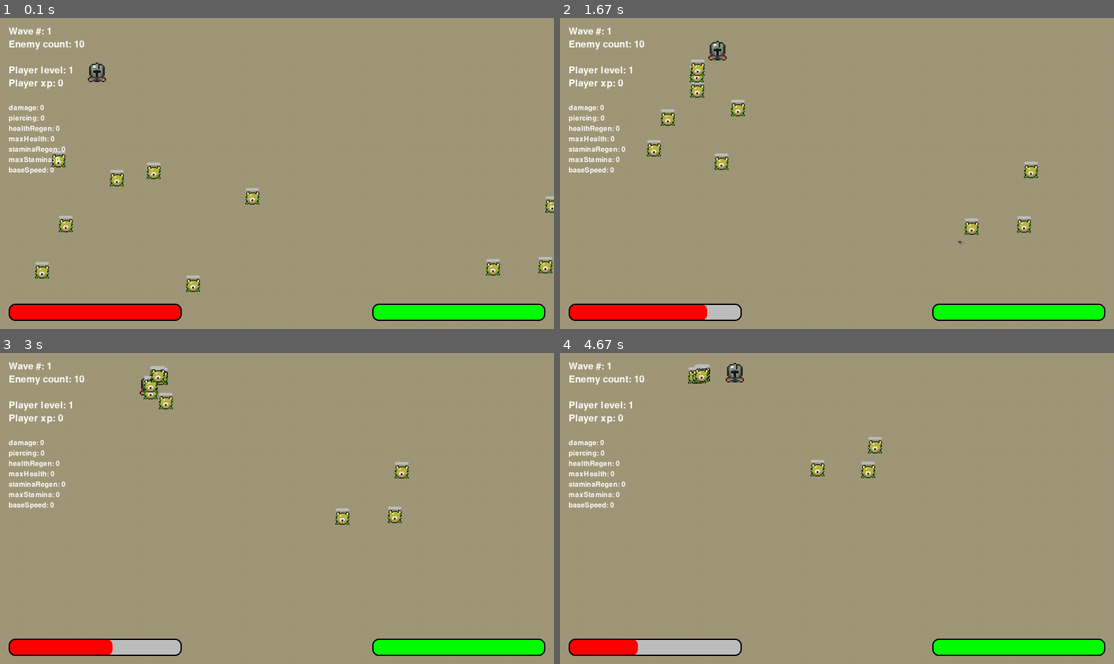
Above: before the commit, frames 1-4 (two rows, left to right).
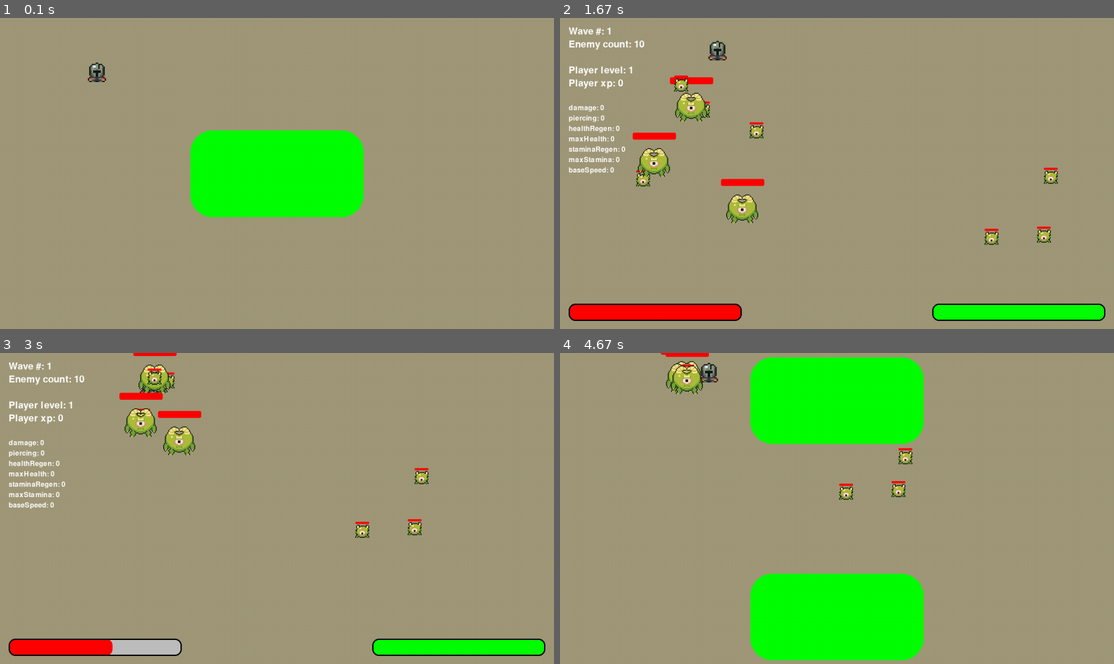
Above: after the commit, the same moments.

Repository: bveitchd127/First-Pygame-Game
Game: pygame game, started from main.py
The game is run twice, just before and just after one commit, with the same random seed, the same clock (stepped at 60 frames per second) and the same inputs.
Inputs (mouse positions are in pixels of both pictures, inside the frame that each line leads up to):
- Up to frame 1 (0.1 s): no input
- Up to frame 2 (1.67 s): click (837, 173) at 0.38 s; click "Player level: 1" at 0.72 s; hold D 1-1.47 s; hold W from 1.5 s (still down)
- Up to frame 3 (3 s): release W at 1.8 s; hold D 1.83-2.3 s; hold A 2.33-2.87 s; hold S from 2.9 s (still down)
- Up to frame 4 (4.67 s): release S at 3.2 s; hold A 3.23-3.63 s; hold W 3.67-4.03 s; hold D from 4.07 s (still down)

The runs differ from the first frame. In frame 1, 14% of the frame differs, in the area x 1-100%, y 2-98%; in frame 2, 3.7%; in frame 3, 2.5%; in frame 4, 23%, in the area x 1-99%, y 0-99%.

Commit message:
code update for 5/08

Diff:
--- /dev/null
+++ b/boss.py
@@ -0,0 +1,18 @@
+import pygame
+import enemy
+
+# 250 x 50
+originalImage = pygame.image.load("boss_spritesheet.png")
+originalImage = pygame.transform.scale_by(originalImage, 2)
+
+class Boss(enemy.Enemy):
+    def __init__(self, x, y):
+        # This is the Enemy constructor since we inherited it
+        super().__init__(x, y)
+        self.image = pygame.Surface((originalImage.get_height(), originalImage.get_height()), pygame.SRCALPHA)
+        self.image.blit(originalImage, (0,0))
+        self.rect = pygame.Rect((x,y), self.image.get_size())
+
+        self.maxHealth = 20
+        self.health = self.maxHealth
+        self.strength = 4
--- a/enemy.py
+++ b/enemy.py
@@ -18,7 +18,8 @@
 
         self.rect  = pygame.Rect( (x,y) , self.image.get_size() ) # This represents the location and hitbox
 
-        self.health = 4
+        self.maxHealth = 4
+        self.health = self.maxHealth
         self.speed = random.random()*2 + 1.5 # 1.5 <= self.speed < 3.5
         self.strength = 2
 
@@ -42,8 +43,12 @@
 
     def draw(self, screen):
         screen.blit(self.image, self.rect)
-        healthBarRect = pygame.Rect(0,0, 32,6)
+
+        # health bar will be width of hitbox
+
+        healthBarRect = pygame.Rect(0, 0, self.rect.width, self.rect.width//6)
         healthBarRect.midbottom = self.rect.midtop
+
         pygame.draw.rect(screen, "gray", healthBarRect, 0, 3)
-        # healthBarRect.width = (self.health/4)*32
-        # pygame.draw.rect(screen, "red", healthBarRect, 0, 3)
+        healthBarRect.width = (self.health/self.maxHealth)*self.rect.width
+        pygame.draw.rect(screen, "red", healthBarRect, 0, 3)
--- a/main.py
+++ b/main.py
@@ -3,6 +3,7 @@
 #     file          class
 from player import Player
 from enemy import Enemy
+from boss import Boss
 from projectile import Projectile
 from settings import *
 import random
@@ -18,6 +19,9 @@
 clock = pygame.time.Clock()
 running = True
 
+# "start", "play", "lost"
+currentScene = "start"
+
 waveNumber = 0
 
 def waveToEnemyCount(waveNumber):
@@ -29,7 +33,17 @@
 enemies = pygame.sprite.Group()
 projectiles = pygame.sprite.Group()
 
+startButton = pygame.Rect(0,0,400,200)
+startButton.center = (SCREEN_WIDTH//2, SCREEN_HEIGHT//2)
+retryButton = pygame.Rect(0,0,400,200)
+retryButton.center = (SCREEN_WIDTH//2, SCREEN_HEIGHT//2 - 250)
+exitButton  = pygame.Rect(0,0,400,200)
+exitButton.center = (SCREEN_WIDTH//2, SCREEN_HEIGHT//2 + 250)
+
+
 def spawnEnemies(numberOfEnemies):
+
+
     while (len(enemies) < numberOfEnemies):
         randX = random.randint(0, SCREEN_WIDTH)
         randY = random.randint(0, SCREEN_HEIGHT)
@@ -41,8 +55,11 @@
         if distanceToPlayer < SAFE_ENEMY_RADIUS:
             continue
 
-        enemies.add( Enemy(randX, randY) )
-
+        bossChance = random.randint(0,100)
+        if bossChance < waveNumber:
+            enemies.add( Boss(randX, randY) )
+        else:
+            enemies.add( Enemy(randX, randY) )
 
 def drawUi(screen):
     # Shows "Wave #: 3 at top left"
@@ -86,22 +103,9 @@
     pygame.draw.rect(screen, staminaColor, pygame.Rect(SCREEN_WIDTH - 20 - 400, SCREEN_HEIGHT - (40+20) , playerStaminaBarWidth, 40), 0, 15)
     pygame.draw.rect(screen, "black", pygame.Rect(SCREEN_WIDTH - 20 - 400, SCREEN_HEIGHT - (40+20) ,                   400, 40), 3, 15)
 
-
-while running:
-
-    for event in pygame.event.get():
-        if event.type == pygame.QUIT:
-            running = False
-        if event.type == pygame.MOUSEBUTTONDOWN:
-            if event.button == 1 and p1.speed < p1.baseSpeed*1.5:
-                # Spawn projectile
-                playerToMouse = pygame.math.Vector2( event.pos ) - p1.rect.center
-                if playerToMouse.magnitude() > 0:
-                    playerToMouse.scale_to_length( 10 )
-                projectiles.add( Projectile(p1.rect.centerx, p1.rect.centery,  playerToMouse.x, playerToMouse.y, p1.damage, p1.piercing) )
-
-    # If there are no enemies in the enemies group
-    # spawn enemies
+def gameUpdate():
+    global waveNumber, currentScene
+    # Part of Game Loop
     if len(enemies) == 0:
         waveNumber += 1
         spawnEnemies( waveToEnemyCount(waveNumber) )
@@ -112,7 +116,7 @@
     enemies.update(p1)
     projectiles.update()
 
-    # For every enemy...
+    #   Checking collisions for enemies and projectiles
     for enemy in enemies:
         # ... check every projectile for collision
         for projectile in projectiles:
@@ -132,6 +136,46 @@
         xpAmount = max(random.randint(-2, 3), 0)
         p1.xp += xpAmount
 
+    if p1.health <= 0:
+        currentScene = "lost"
+
+def resetGame():
+    global p1, waveNumber
+    p1 = Player(200, 100, pygame.Color("#272910"))
+    waveNumber = 0
+    enemies.empty()
+    projectiles.empty()
+
+
+while running:
+
+    # Check keyboard and mouse events
+    for event in pygame.event.get():
+        if event.type == pygame.QUIT:
+            running = False
+        if event.type == pygame.MOUSEBUTTONDOWN:
+            if currentScene == "play":
+                if event.button == 1 and p1.speed < p1.baseSpeed*1.5:
+                    # Spawn projectile
+                    playerToMouse = pygame.math.Vector2( event.pos ) - p1.rect.center
+                    if playerToMouse.magnitude() > 0:
+                        playerToMouse.scale_to_length( 10 )
+                    projectiles.add( Projectile(p1.rect.centerx, p1.rect.centery,  playerToMouse.x, playerToMouse.y, p1.damage, p1.piercing) )
+            elif currentScene == "start":
+                if event.button == 1 and startButton.collidepoint( pygame.mouse.get_pos() ):
+                    currentScene = "play"
+            elif currentScene == "lost":
+                if event.button == 1 and retryButton.collidepoint( pygame.mouse.get_pos() ):
+                    currentScene = "play"
+                    resetGame()
+                elif event.button == 1 and exitButton.collidepoint( pygame.mouse.get_pos() ):
+                    running = False
+
+
+    if currentScene == "play":
+        gameUpdate()
+
+
     # Background Layer
     screen.fill(BACKGROUND_COLOR)
 
@@ -142,7 +186,13 @@
     projectiles.draw(screen)
 
     # Draw User Interface
-    drawUi(screen)
+    if currentScene == "play":
+        drawUi(screen)
+    elif currentScene == "start":
+        pygame.draw.rect(screen, "green", startButton, 0, 50)
+    else:
+        pygame.draw.rect(screen, "green", retryButton, 0, 50)
+        pygame.draw.rect(screen, "green", exitButton,  0, 50)
 
     pygame.display.flip()
     clock.tick(FRAME_RATE)  # limits FPS to 60
Binary file added: boss_spritesheet.png
Not shown, changed: todo.md
